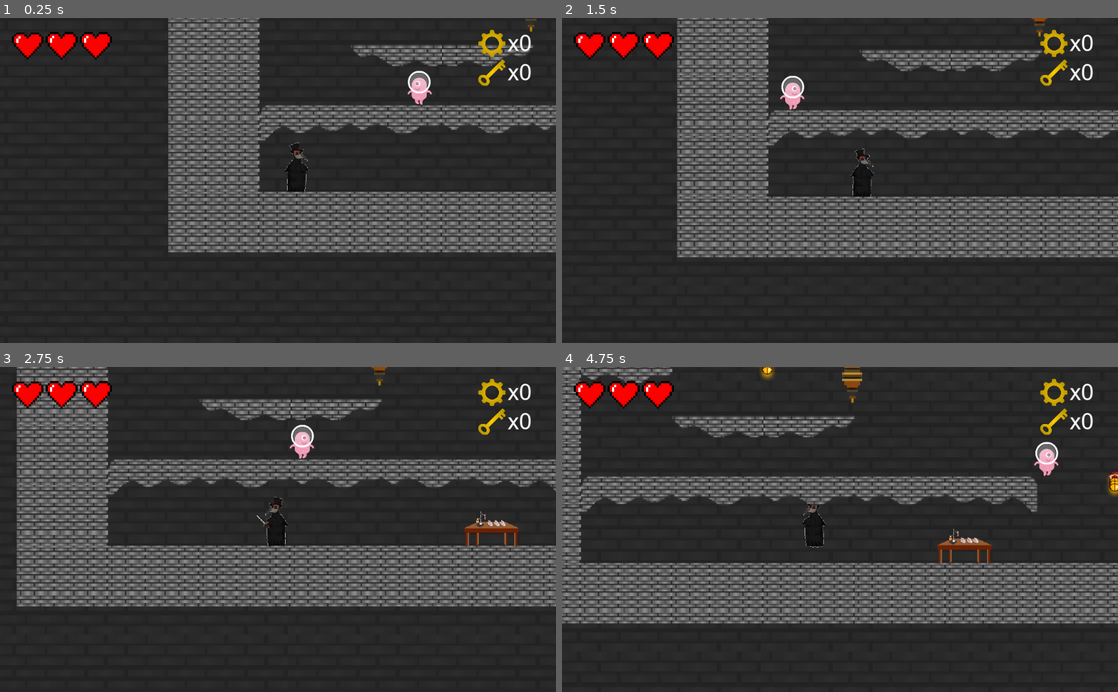
Above: before the commit, frames 1-4 (two rows, left to right).
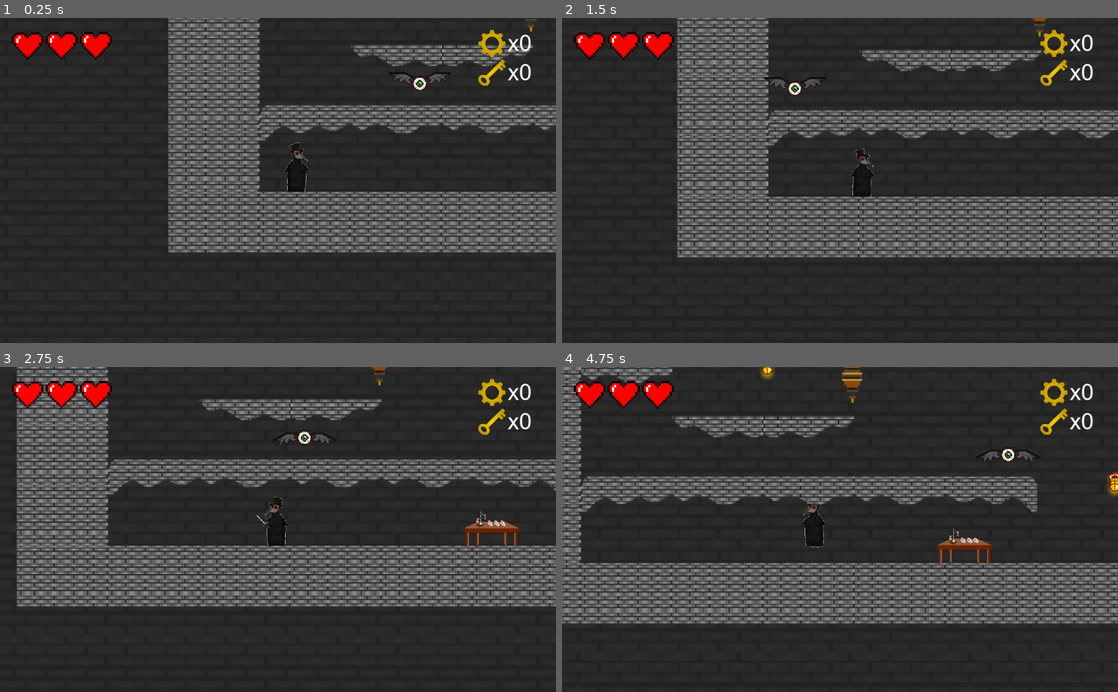
Above: after the commit, the same moments.

Repository: RodrigoSonego/the-beasts-call
Game: Godot game, scene res://scenes/levels/GameManager.tscn
The game is run twice, just before and just after one commit, with the same random seed, the same clock (stepped at 60 frames per second) and the same inputs.
Inputs (mouse positions are in pixels of both pictures, inside the frame that each line leads up to):
- Up to frame 1 (0.25 s): no input
- Up to frame 2 (1.5 s): tap R (reset_level) at 0.5, 1.25 s; move the mouse to (962, 164) at 0.52 s; hold Right (move_right) from 0.53 s (still down); tap Z (attack) at 0.6 s; tap Up (jump) at 0.77 s; move the mouse to (728, 196) at 1.27 s; tap Down (interact_with_door) at 1.35 s
- Up to frame 3 (2.75 s): tap Up (jump) at 1.52 s; tap R (reset_level) at 2 s; move the mouse to (333, 458) at 2.02 s; release Right (move_right) at 2.03 s; hold Left (move_left) from 2.03 s (still down); tap Z (attack) at 2.1 s
- Up to frame 4 (4.75 s): tap R (reset_level) at 2.75, 3.5, 4.25 s; move the mouse to (812, 594) at 2.77 s; release Left (move_left) at 2.78 s; hold Right (move_right) 2.78-4.28 s; tap Down (interact_with_door) at 2.85, 4.35 s; tap Up (jump) at 3.02, 3.77, 4.52 s; move the mouse to (1006, 578) at 3.52 s; tap Z (attack) at 3.6 s; move the mouse to (673, 480) at 4.27 s; hold Left (move_left) from 4.28 s (still down)

The runs differ from the first frame. In frame 1, 0.4% of the frame differs, in the area x 70-81%, y 16-27%; in frame 2, 0.4%; in frame 3, 0.4%; in frame 4, 0.5%, in the area x 74-90%, y 22-34%.

Commit message:
update: new enemy sprites

Diff:
--- a/scenes/actors/Enemy.tscn
+++ b/scenes/actors/Enemy.tscn
@@ -1,31 +1,28 @@
-[gd_scene load_steps=9 format=2]
+[gd_scene load_steps=7 format=2]
 
-[ext_resource path="res://sprites/enemy/alienPink_stand.png" type="Texture" id=1]
-[ext_resource path="res://sprites/enemy/alienPink_hit.png" type="Texture" id=2]
-[ext_resource path="res://sprites/enemy/alienPink_walk1.png" type="Texture" id=3]
+[ext_resource path="res://sprites/enemy/Inimigo voador 2.png" type="Texture" id=1]
+[ext_resource path="res://sprites/enemy/Inimigo voador 1.png" type="Texture" id=2]
 [ext_resource path="res://scripts/actors/Enemy.gd" type="Script" id=4]
-[ext_resource path="res://sprites/enemy/alienPink_walk2.png" type="Texture" id=5]
 
-[sub_resource type="SpriteFrames" id=10]
-animations = [ {
-"frames": [ ExtResource( 3 ), ExtResource( 5 ) ],
-"loop": true,
-"name": "andando",
-"speed": 5.0
-}, {
-"frames": [ ExtResource( 1 ) ],
-"loop": true,
-"name": "parado",
-"speed": 5.0
-}, {
-"frames": [ ExtResource( 2 ) ],
-"loop": true,
-"name": "hit",
-"speed": 5.0
-} ]
+[sub_resource type="Animation" id=14]
+resource_name = "default"
+length = 0.6
+loop = true
+tracks/0/type = "value"
+tracks/0/path = NodePath(".:texture")
+tracks/0/interp = 1
+tracks/0/loop_wrap = true
+tracks/0/imported = false
+tracks/0/enabled = true
+tracks/0/keys = {
+"times": PoolRealArray( 0, 0.3 ),
+"transitions": PoolRealArray( 1, 1 ),
+"update": 1,
+"values": [ ExtResource( 2 ), ExtResource( 1 ) ]
+}
 
 [sub_resource type="RectangleShape2D" id=12]
-extents = Vector2( 54, 80.5 )
+extents = Vector2( 143, 50 )
 
 [sub_resource type="RectangleShape2D" id=13]
 extents = Vector2( 38, 12.5 )
@@ -37,20 +34,20 @@
 hp = 3
 speed = Vector2( 250, 1000 )
 
-[node name="AnimatedSprite" type="AnimatedSprite" parent="."]
-position = Vector2( 1, -32 )
-frames = SubResource( 10 )
-animation = "andando"
-playing = true
-__meta__ = {
-"_edit_lock_": true
-}
+[node name="Sprite" type="Sprite" parent="."]
+position = Vector2( 1, -27 )
+scale = Vector2( 0.467568, 0.467568 )
+texture = ExtResource( 2 )
+
+[node name="AnimationPlayer" type="AnimationPlayer" parent="Sprite"]
+playback_process_mode = 0
+anims/default = SubResource( 14 )
 
 [node name="Hurtbox" type="Area2D" parent="." groups=["enemy"]]
 collision_layer = 2
 
 [node name="CollisionShape2D" type="CollisionShape2D" parent="Hurtbox"]
-position = Vector2( 0, 21 )
+position = Vector2( 2, -12 )
 shape = SubResource( 12 )
 
 [node name="CollisionShape2D" type="CollisionShape2D" parent="."]
@@ -61,17 +58,20 @@
 }
 
 [node name="VisibilityEnabler2D" type="VisibilityEnabler2D" parent="."]
-position = Vector2( 813.262, -37 )
-scale = Vector2( 13.9504, 11.614 )
+position = Vector2( 507.183, -16.5733 )
+scale = Vector2( 8.62729, 7.52867 )
 rect = Rect2( -80, -10, 45, 30 )
 process_parent = true
 physics_process_parent = true
 
-[node name="RayCast2D" type="RayCast2D" parent="."]
-position = Vector2( 42, 49 )
+[node name="RaycastPivot" type="Position2D" parent="."]
+scale = Vector2( -1, 1 )
+
+[node name="RayCast2D" type="RayCast2D" parent="RaycastPivot"]
+position = Vector2( 46, 56 )
 enabled = true
 cast_to = Vector2( 0, 60 )
-collide_with_areas = true
+collision_mask = 8
 
 [node name="KnockbackTimer" type="Timer" parent="."]
 process_mode = 0
--- a/scenes/levels/Level1.tscn
+++ b/scenes/levels/Level1.tscn
@@ -48,6 +48,8 @@
 scale = Vector2( 0.7, 0.7 )
 tile_set = ExtResource( 1 )
 cell_size = Vector2( 240, 160 )
+collision_layer = 8
+collision_mask = 3
 format = 1
 tile_data = PoolIntArray( -196608, 5, 0, -196587, 5, 0, -131072, 5, 0, -131061, 0, 0, -131060, 2, 0, -131059, 2, 0, -13 …(636 unchanged characters)…
 
--- a/scripts/actors/Enemy.gd
+++ b/scripts/actors/Enemy.gd
@@ -3,22 +3,24 @@
 
 var side = -1
 
+var raycast: RayCast2D
+var raycast_pivot: Position2D
+
 func _ready():
-	pass
+	$Sprite/AnimationPlayer.play("default")
+	raycast = $RaycastPivot/RayCast2D
+	raycast_pivot = $RaycastPivot
+
 	set_physics_process(false)
 	_velocity.x = -speed.x
-	$AnimatedSprite.scale.x = side * 1
-
 	hp = max_hp
-	#$RaydCast2D.position.x = $CollisionShape2D.shape.get_extents().x * side
 
 func _physics_process(delta):
 	_velocity.y += gravity * delta
-	if is_on_wall():
+	if is_on_wall() or raycast.is_colliding() == false:
 		_velocity.x *= -1.0
 		side *= -1
-		$AnimatedSprite.scale.x = side * 1
-		#$RayCast2D.position.x = $CollisionShape2D.shape.get_extents().x * side
+		raycast_pivot.scale.x *= -1
 
 	_velocity.y = move_and_slide(_velocity, FLOOR_NORMAL).y
 
Binary file added: sprites/enemy/Inimigo voador 1.png
Not shown, added: sprites/enemy/Inimigo voador 1.png.import
Binary file added: sprites/enemy/Inimigo voador 2.png
Not shown, added: sprites/enemy/Inimigo voador 2.png.import
